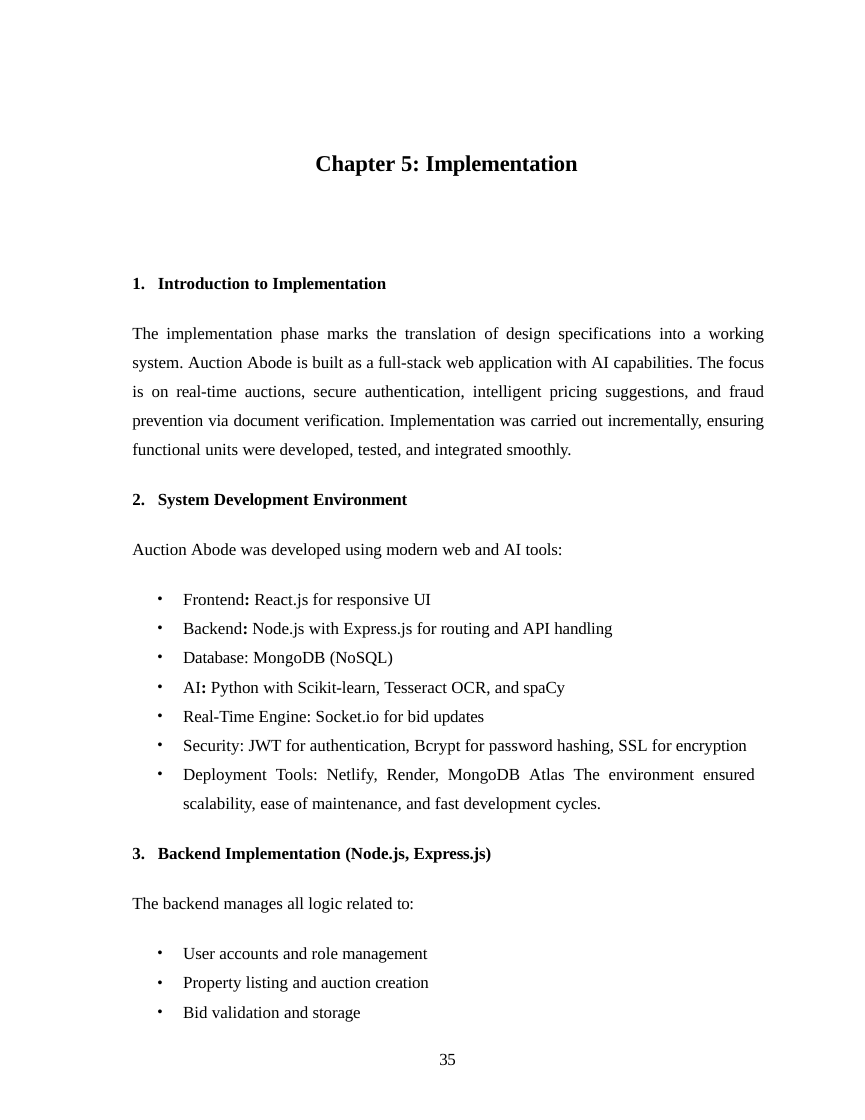
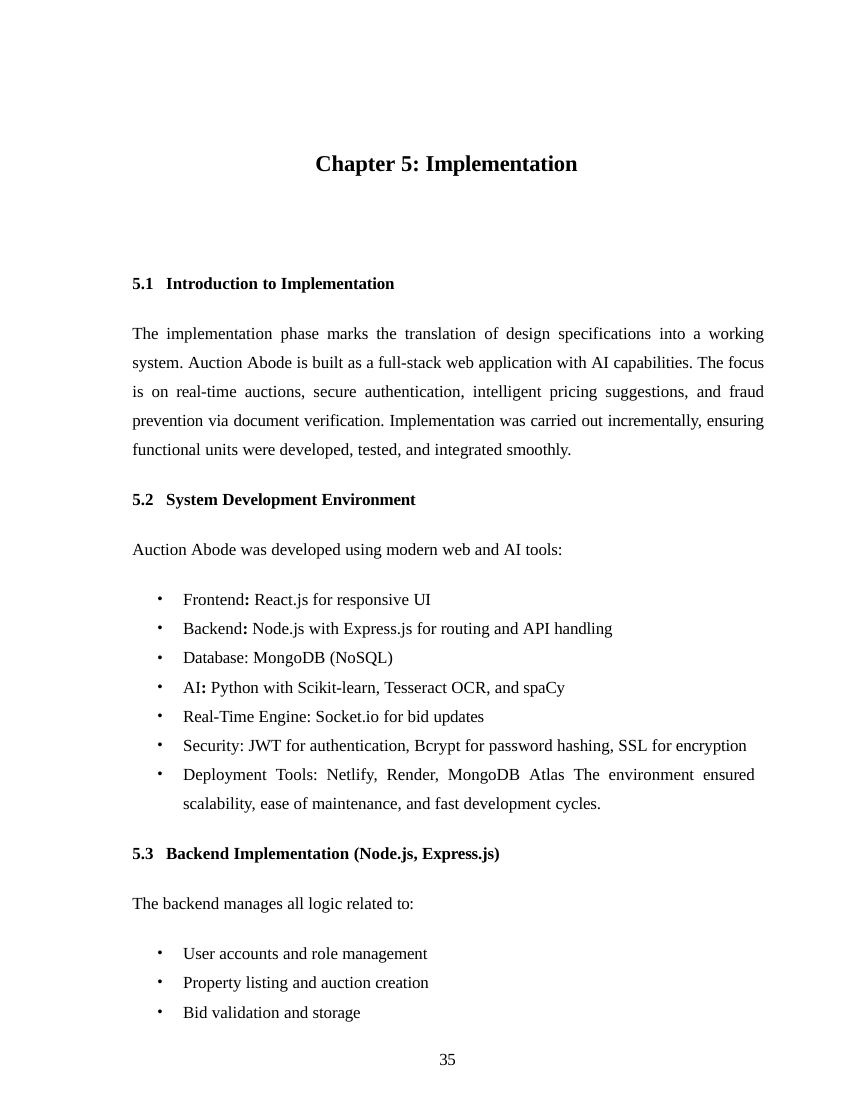
Before and after one commit to Hasnain-malikk/Auction-abode-frontend, a slide deck: slide 44 of Final Docu Auction.pptx. Drawn at 865x1120 pixels with LibreOffice and Linux fonts; fonts in the diff are those of the drawing. Boxes give left, top, right and bottom in pixels: in the first picture for what was removed or moved away, otherwise in the second. Text is boxed around its words. In the diff, an @@ line names an element or a change of style, - is before the commit and + after.

```diff
--- a/Final Docu Auction.pptx
+++ b/Final Docu Auction.pptx
@@ text at bbox=[132, 277, 395, 293]: text changed @@
-  1. Introduction to Implementation
+  5.1 Introduction to Implementation
@@ text at bbox=[132, 493, 416, 509]: text changed @@
-  2. System Development Environment
+  5.2 System Development Environment
@@ text at bbox=[132, 847, 500, 863]: text changed @@
-  3. Backend Implementation (Node.js, Express.js)
+  5.3 Backend Implementation (Node.js, Express.js)
```
Also in this commit, not shown: 47 other slides changed, 2 other files.
